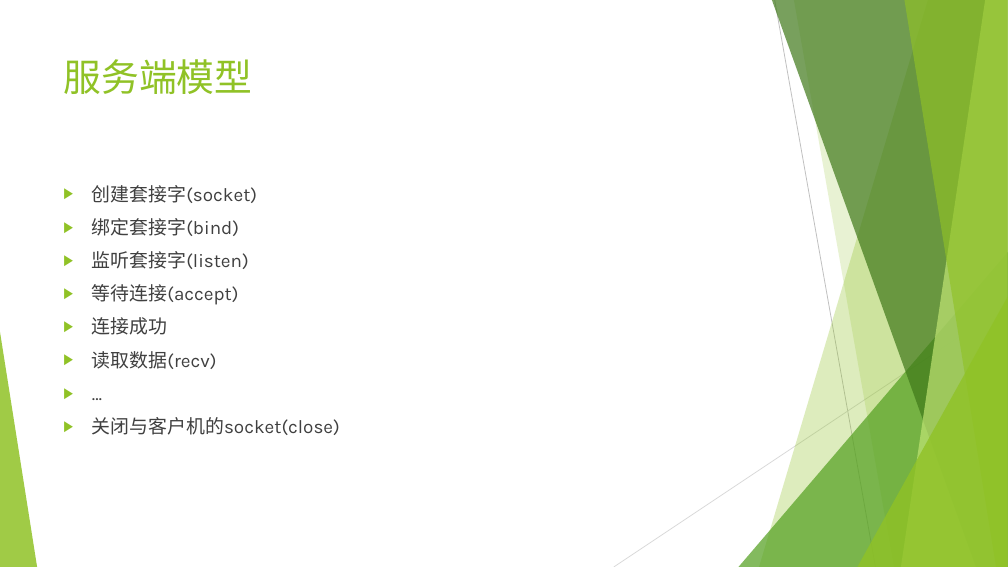
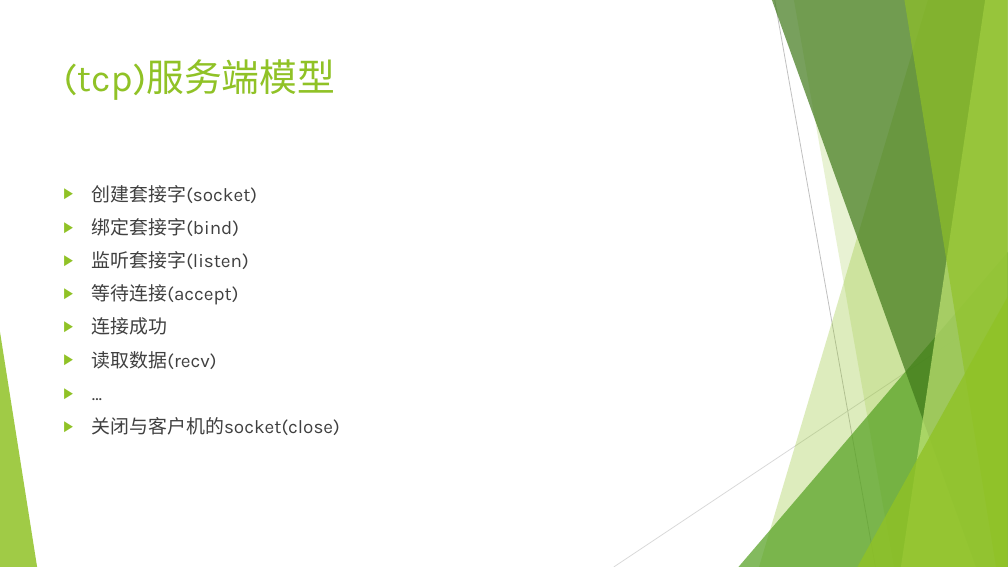
Before and after one commit to zitong/socket-test, a slide deck: slide 7 of test-01/test-01.ppt (slide 6 before the commit). Drawn at 1008x567 pixels with LibreOffice and Linux fonts; fonts in the diff are those of the drawing. Boxes give left, top, right and bottom in pixels: in the first picture for what was removed or moved away, otherwise in the second. Text is boxed around its words. In the diff, an @@ line names an element or a change of style, - is before the commit and + after.

```diff
--- a/test-01/test-01.ppt
+++ b/test-01/test-01.ppt
@@ title at [64, 59, 336, 100]: text changed @@
-服务端模型
+(tcp)服务端模型
```
Also in this commit, not shown: 1 other slide changed, 2 slides added, 2 other files.
